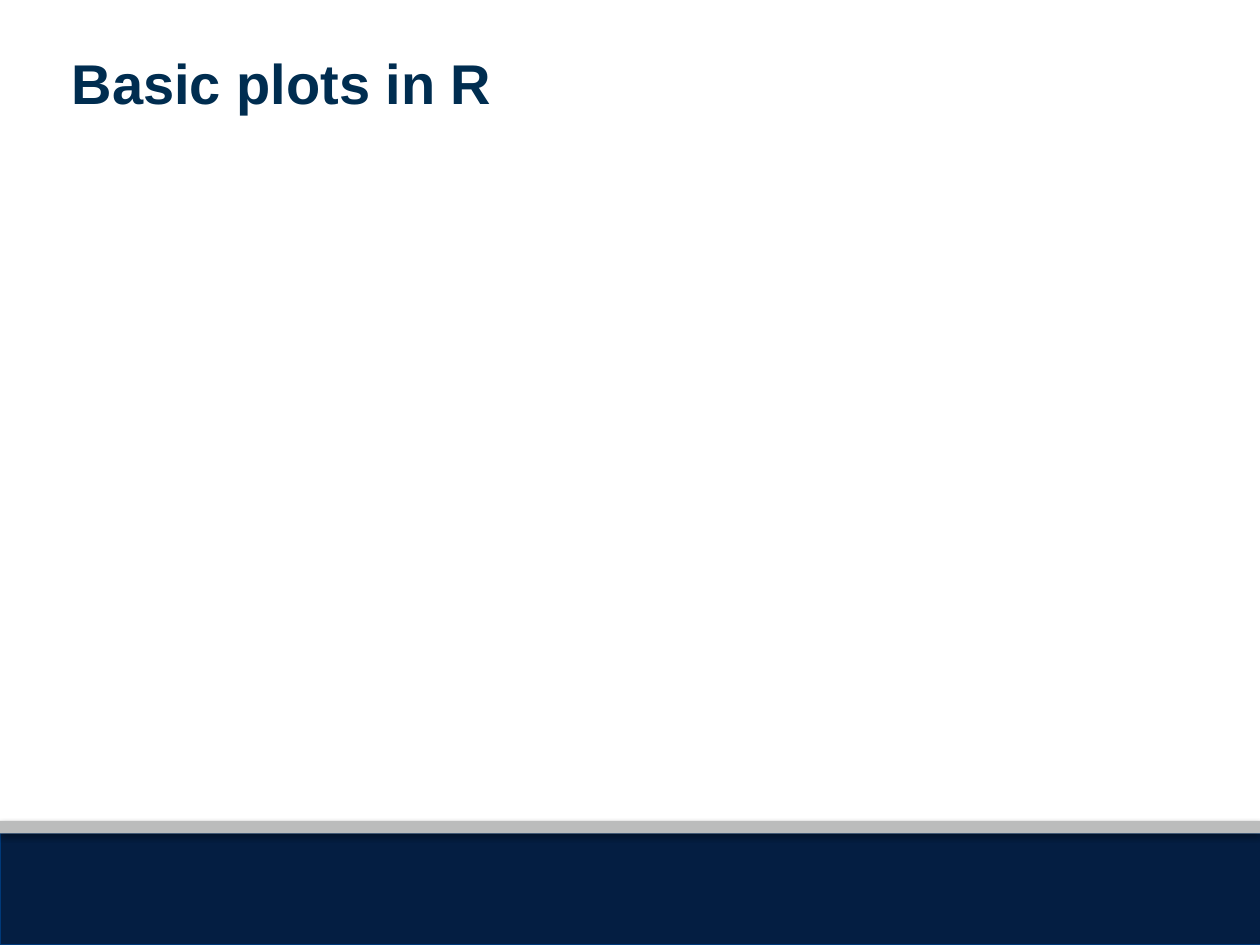
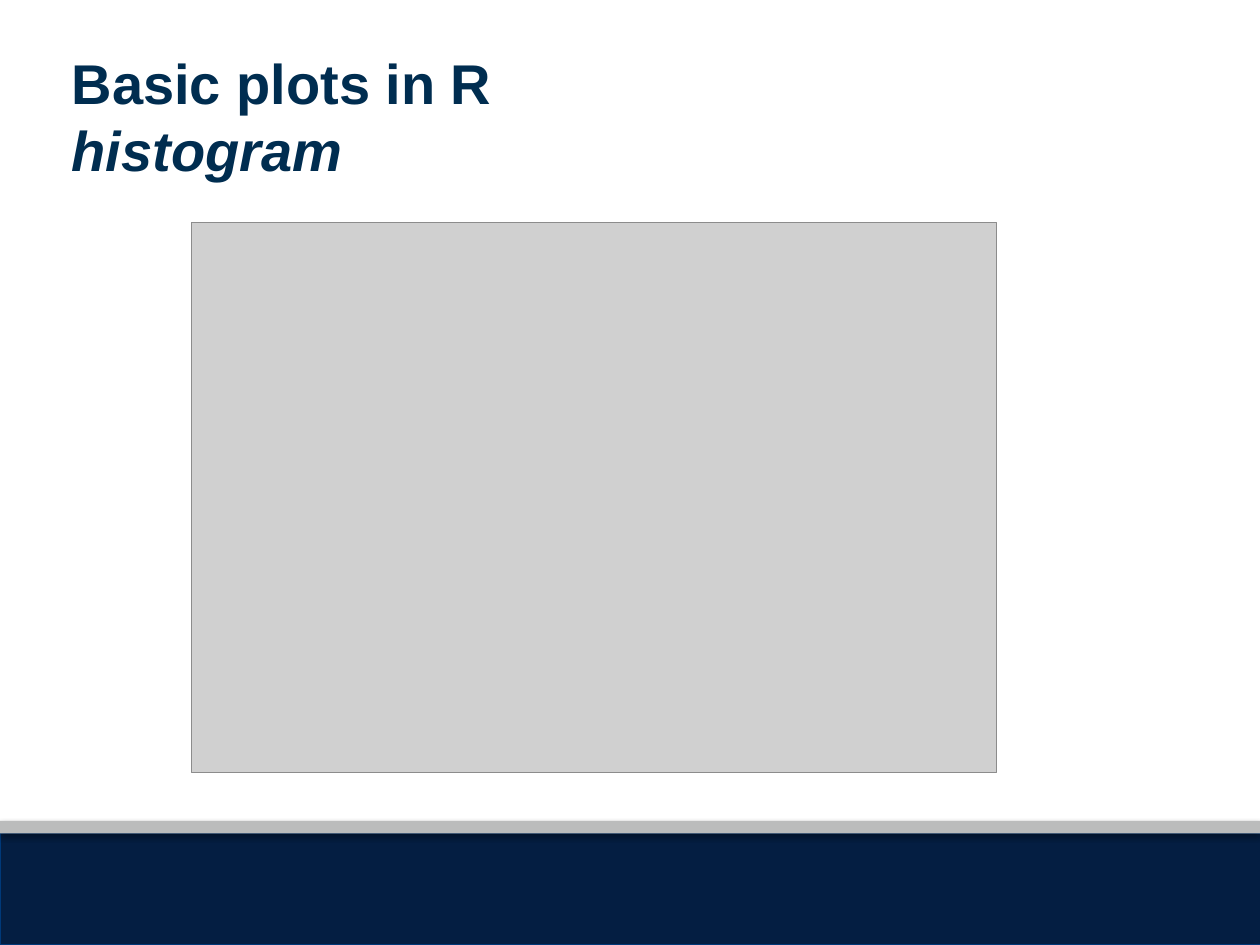
Before and after one commit to seaneff/data-science-basics-2023, a slide deck: slide 13 of day3/R Workshop Day 3 Slides.pptx (slide 7 before the commit). Drawn at 1260x945 pixels with LibreOffice and Linux fonts; fonts in the diff are those of the drawing; grey boxes stand for pictures; background and template pictures are left out. Boxes give left, top, right and bottom in pixels: in the first picture for what was removed or moved away, otherwise in the second. Text is boxed around its words. In the diff, an @@ line names an element or a change of style, - is before the commit and + after.

```diff
--- a/day3/R Workshop Day 3 Slides.pptx
+++ b/day3/R Workshop Day 3 Slides.pptx
@@ text at [72, 130, 343, 182]: paragraph added @@
+histogram
@@ picture added at [192, 222, 997, 772] @@
```
Also in this commit, not shown: 4 other slides changed, 23 slides added, 6 slides removed, 20 other files.
